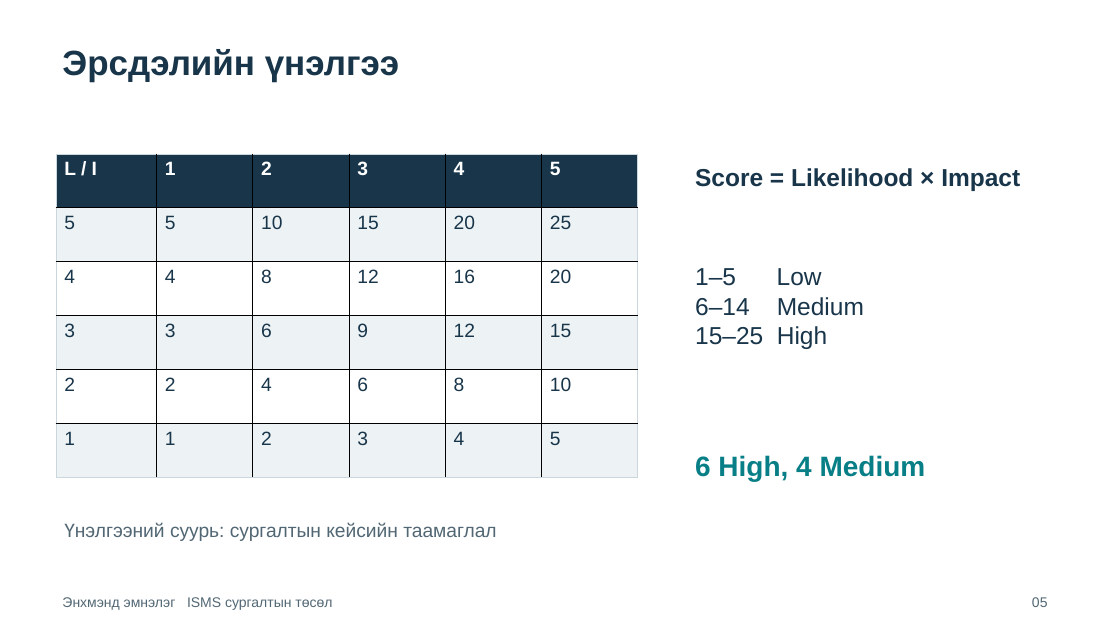
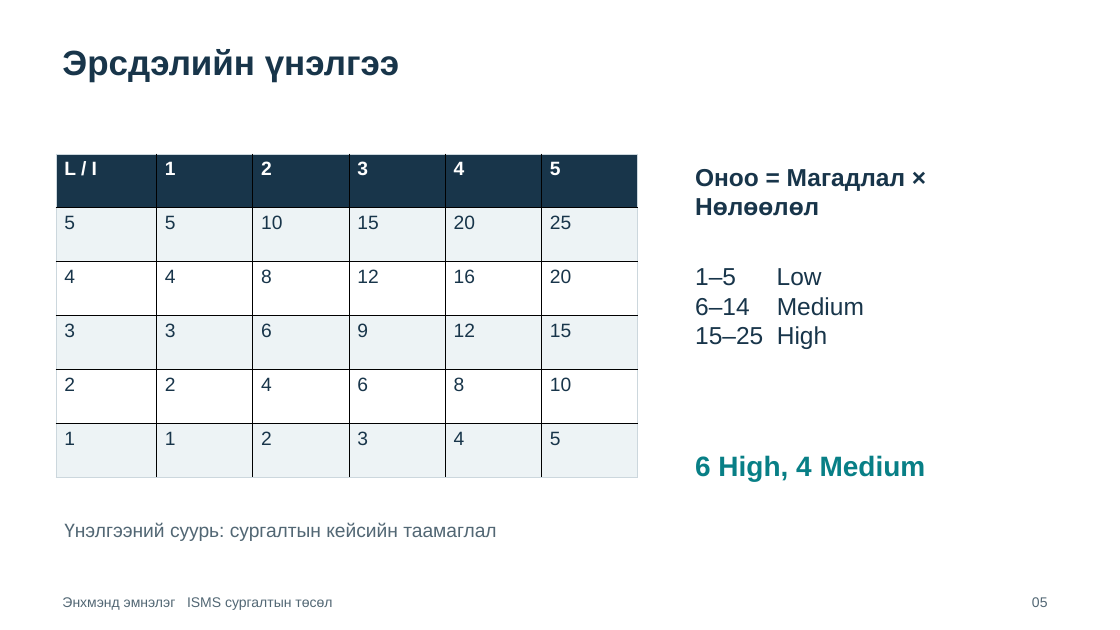
Before and after one commit to MfKero/enkhmend_isms, a slide deck: slide 5 of deliverables/Enkhmend-ISMS-Presentation.pptx. Drawn at 1120x630 pixels with LibreOffice and Linux fonts; fonts in the diff are those of the drawing. Boxes give left, top, right and bottom in pixels: in the first picture for what was removed or moved away, otherwise in the second. Text is boxed around its words. In the diff, an @@ line names an element or a change of style, - is before the commit and + after.

```diff
--- a/deliverables/Enkhmend-ISMS-Presentation.pptx
+++ b/deliverables/Enkhmend-ISMS-Presentation.pptx
@@ text at (695, 169, 905, 216): text changed @@
-Score = Likelihood × Impact
+Оноо = Магадлал × Нөлөөлөл
```
Also in this commit, not shown: 10 other slides changed, 29 other files.
